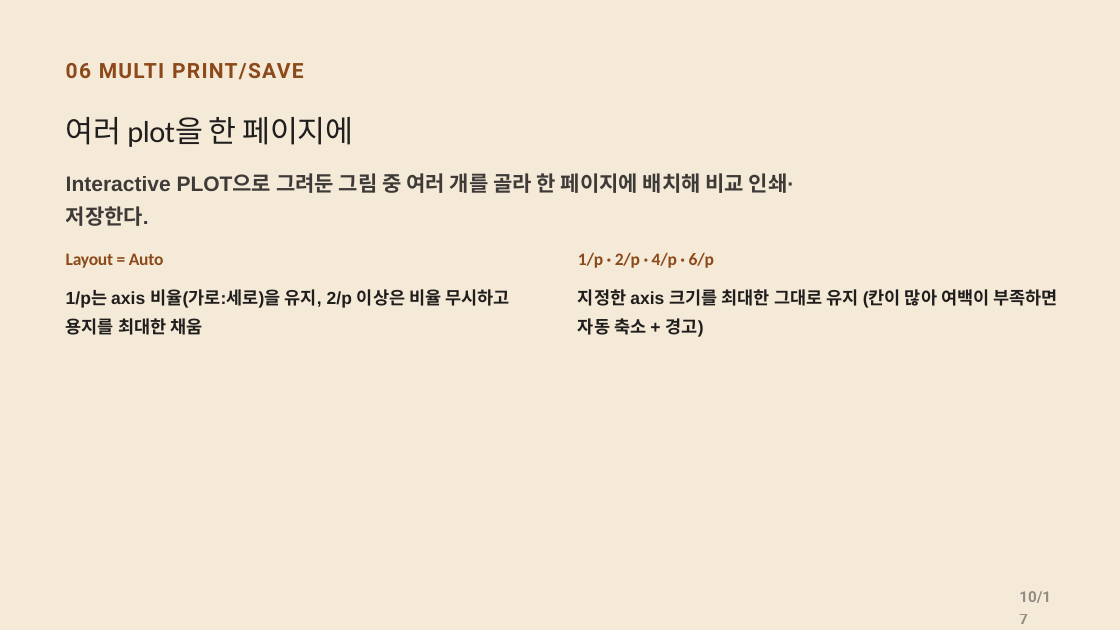
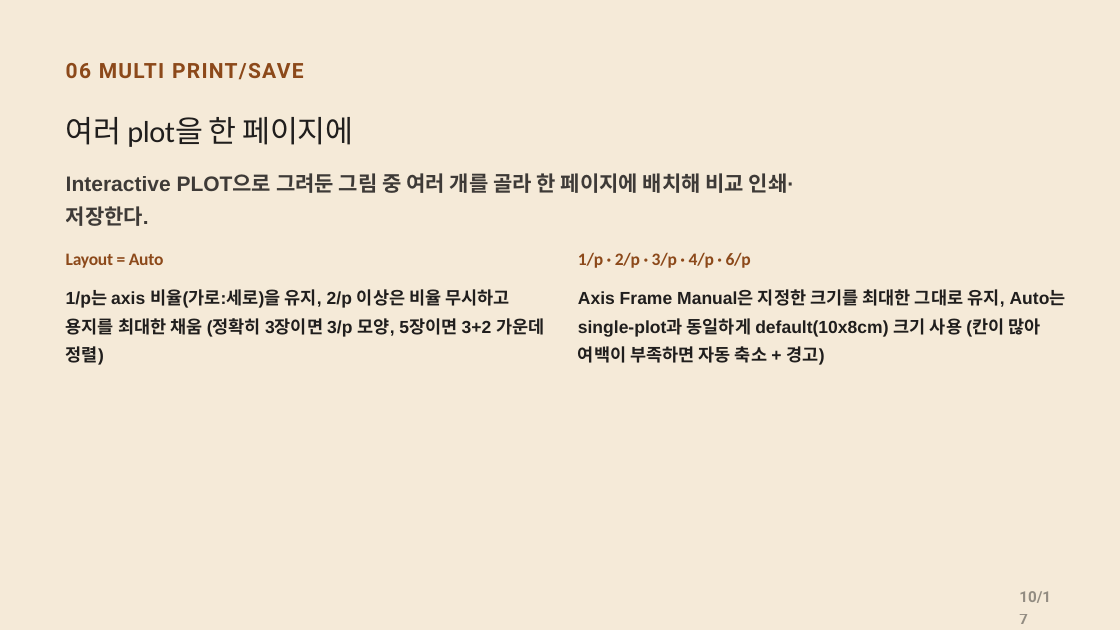
Before and after one commit to CWKIM113/CathPlot_Pub, a slide deck: slide 10 of CathPlot_Deck.pptx. Drawn at 1120x630 pixels with LibreOffice and Linux fonts; fonts in the diff are those of the drawing. Boxes give left, top, right and bottom in pixels: in the first picture for what was removed or moved away, otherwise in the second. Text is boxed around its words. In the diff, an @@ line names an element or a change of style, - is before the commit and + after.

```diff
--- a/CathPlot_Deck.pptx
+++ b/CathPlot_Deck.pptx
@@ text at <box>578,252,751,268</box>: text changed @@
-1/p · 2/p · 4/p · 6/p
+1/p · 2/p · 3/p · 4/p · 6/p
@@ text at <box>66,289,544,337</box>: text changed @@
-1/p는 axis 비율(가로:세로)을 유지, 2/p 이상은 비율 무시하고 용지를 최대한 채움
+1/p는 axis 비율(가로:세로)을 유지, 2/p 이상은 비율 무시하고 용지를 최대한 채움 (정확히 3장이면 3/p 모양, 5장이면 3+2 가운데 정렬)
@@ text at <box>578,289,1066,365</box>: text changed @@
-지정한 axis 크기를 최대한 그대로 유지 (칸이 많아 여백이 부족하면 자동 축소 + 경고)
+Axis Frame Manual은 지정한 크기를 최대한 그대로 유지, Auto는 single-plot과 동일하게 default(10x8cm) 크기 사용 (칸이 많아 여백이 부족하면 자동 축소 + 경고)
```
Also in this commit, not shown: 1 other file.
